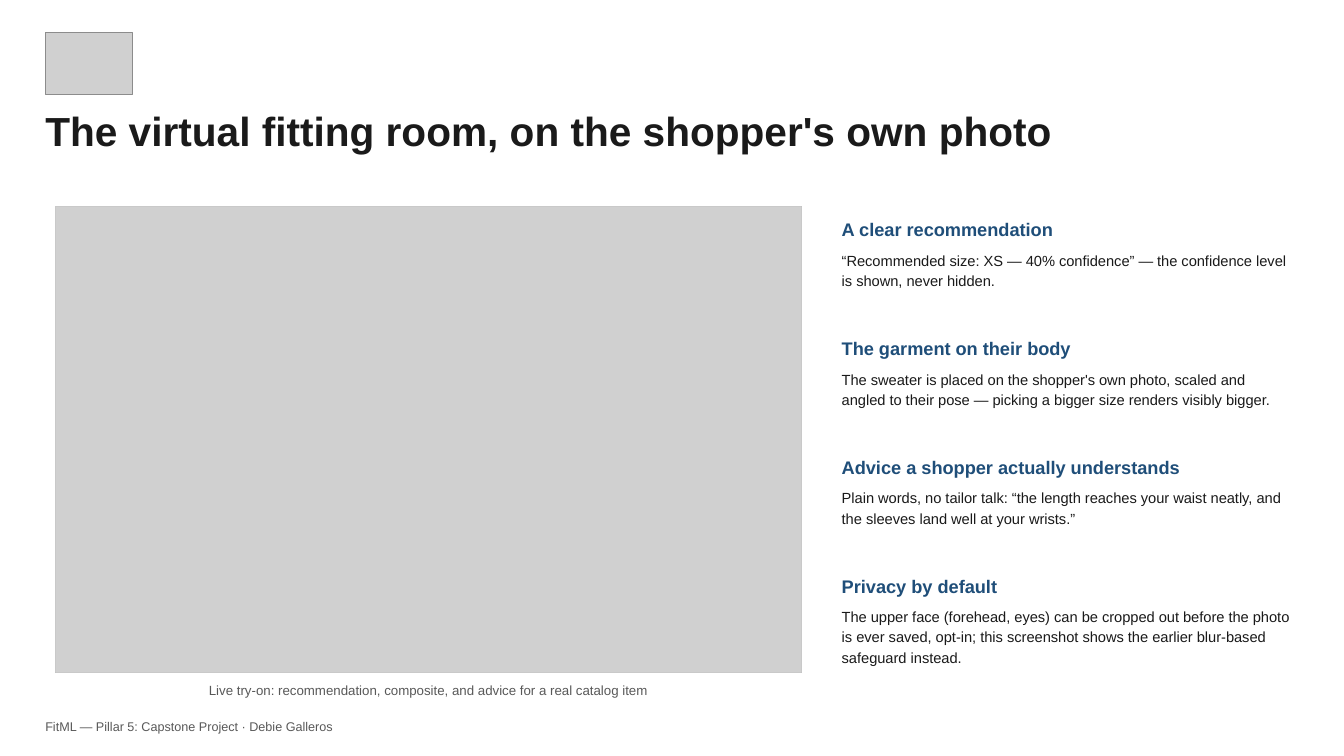
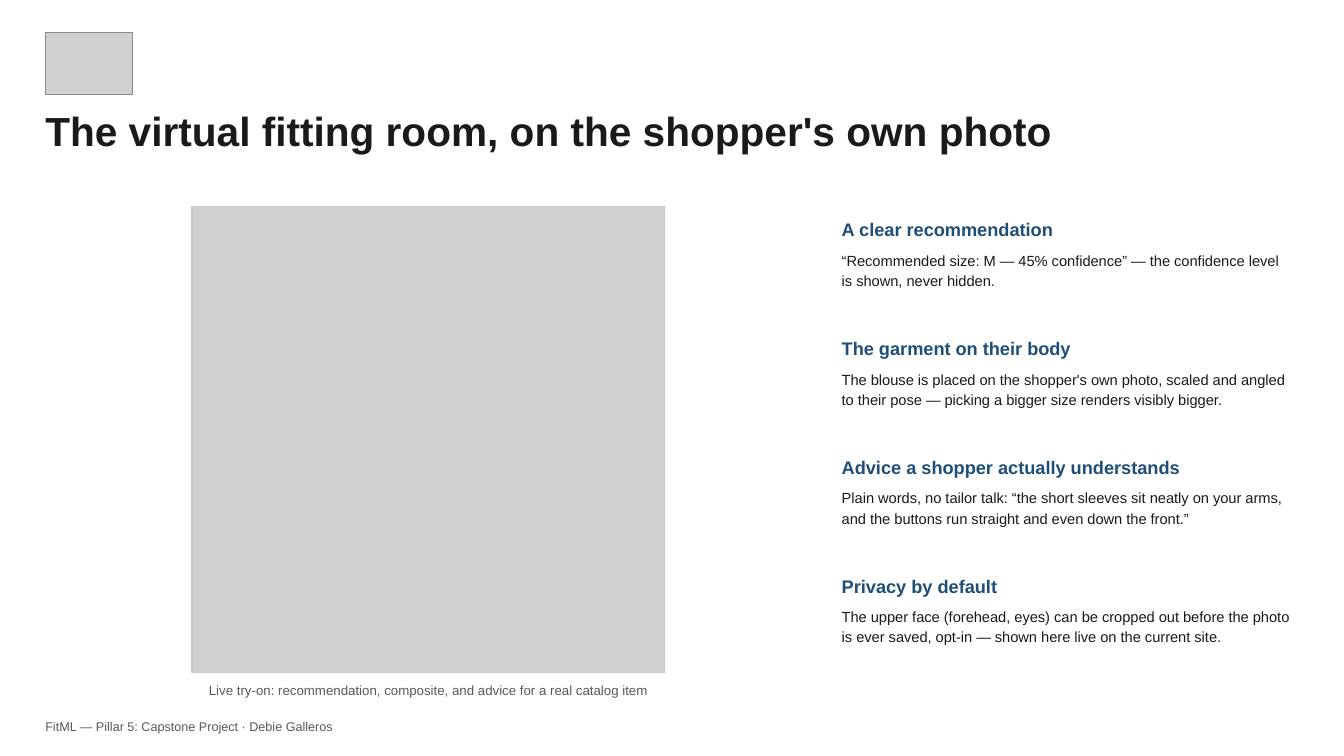
Before and after one commit to debiegalleros/fitml-capstone, a slide deck: slide 4 of submission/Debie_Galleros_Pillar5_CapstoneProject_BusinessDeck.pptx. Drawn at 1344x756 pixels with LibreOffice and Linux fonts; fonts in the diff are those of the drawing; grey boxes stand for pictures. Boxes give left, top, right and bottom in pixels: in the first picture for what was removed or moved away, otherwise in the second. Text is boxed around its words. In the diff, an @@ line names an element or a change of style, - is before the commit and + after.

```diff
--- a/submission/Debie_Galleros_Pillar5_CapstoneProject_BusinessDeck.pptx
+++ b/submission/Debie_Galleros_Pillar5_CapstoneProject_BusinessDeck.pptx
@@ rectangle resized from (x1=55, y1=207, x2=802, y2=673) to (x1=193, y1=207, x2=665, y2=673) @@
@@ picture resized from (x1=55, y1=207, x2=802, y2=673) to (x1=193, y1=207, x2=665, y2=673) @@
@@ text at (x1=842, y1=255, x2=1279, y2=288): text changed @@
-“Recommended size: XS — 40% confidence” — the confidence level is shown, never hidden.
+“Recommended size: M — 45% confidence” — the confidence level is shown, never hidden.
@@ text at (x1=842, y1=374, x2=1285, y2=408): text changed @@
-The sweater is placed on the shopper's own photo, scaled and angled to their pose — picking a bigger size renders visibly bigger.
+The blouse is placed on the shopper's own photo, scaled and angled to their pose — picking a bigger size renders visibly bigger.
@@ text at (x1=842, y1=492, x2=1281, y2=527): text changed @@
-Plain words, no tailor talk: “the length reaches your waist neatly, and the sleeves land well at your wrists.”
+Plain words, no tailor talk: “the short sleeves sit neatly on your arms, and the buttons run straight and even down the front.”
@@ text at (x1=842, y1=611, x2=1290, y2=645): text changed @@
-The upper face (forehead, eyes) can be cropped out before the photo is ever saved, opt-in; this screenshot shows the earlier blur-based safeguard instead.
+The upper face (forehead, eyes) can be cropped out before the photo is ever saved, opt-in — shown here live on the current site.
```
Also in this commit, not shown: 1 other file.
